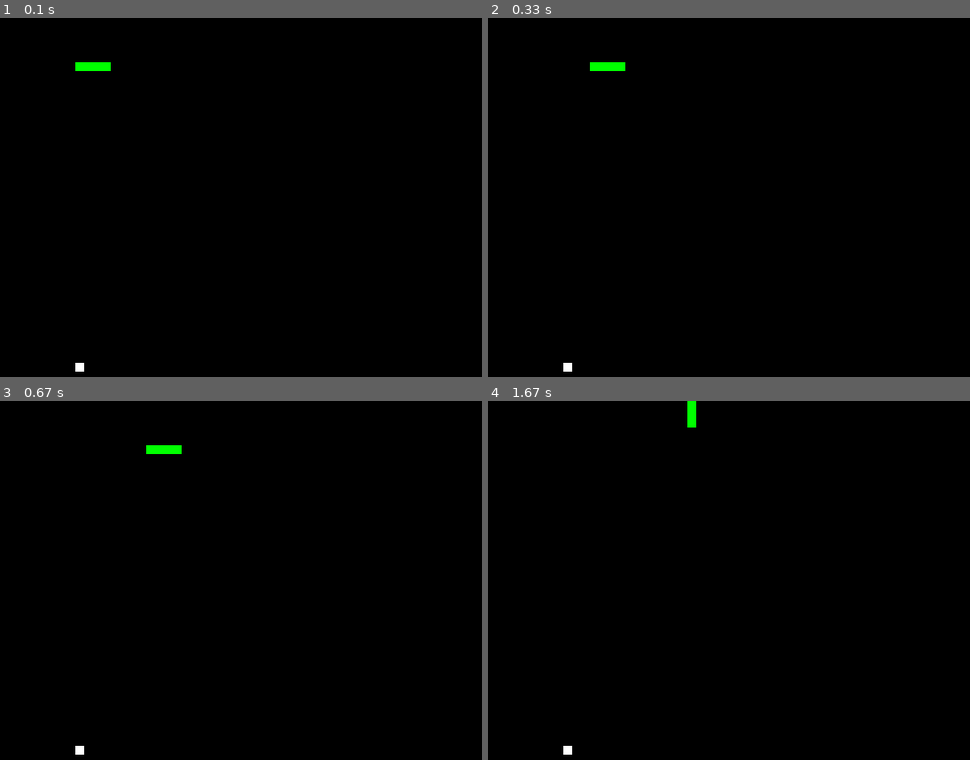
Above: before the commit, frames 1-4 (two rows, left to right).
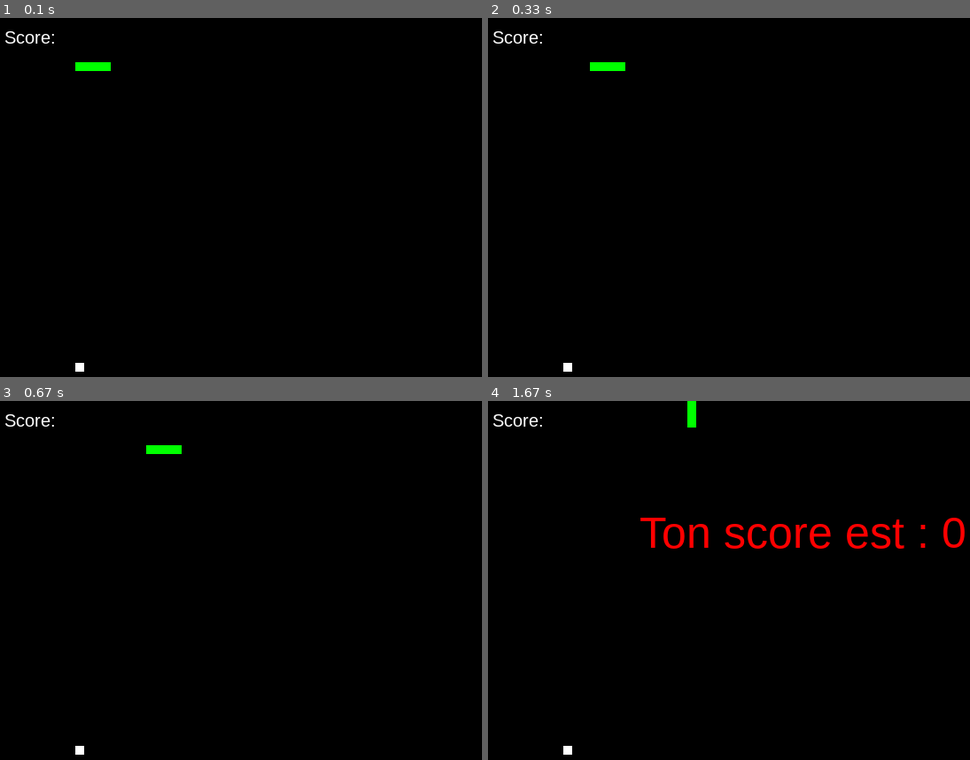
Above: after the commit, the same moments.

Repository: gitdevpn01/python_pygame_snake
Game: pygame game, started from serpent.py
The game is run twice, just before and just after one commit, with the same random seed, the same clock (stepped at 60 frames per second) and the same inputs.
Inputs:
- Up to frame 1 (0.1 s): no input
- Up to frame 2 (0.33 s): no input
- Up to frame 3 (0.67 s): hold Right from 0.33 s (still down)
- Up to frame 4 (1.67 s): release Right at 0.8 s; hold Up 0.83-1.3 s

The runs differ from the first frame. In frame 1, 0.1% of the frame differs, in the area x 1-12%, y 3-8%; in frame 2, 0.1%; in frame 3, 0.1%; in frame 4, 1.8%, in the area x 1-99%, y 3-42%.

Commit message:
Update serpent.py

Diff:
--- a/serpent.py
+++ b/serpent.py
@@ -1,3 +1,5 @@
+#https://github.com/gitdevpn01/python_pygame_snake/
+
 import pygame , random , time
 
 # Initialisation de pygame
@@ -34,10 +36,23 @@
 
 # Fonction gameover
 def game_over():
+    game_font = pygame.font.SysFont('arial', 50)
+    game_over_surface = game_font.render('Ton score est : ' + str(score) , True, RED)
+    game_over_rect = game_over_surface.get_rect()
+    game_over_rect.midtop = (WIDTH/2, HEIGHT/4)
+    screen.blit(game_over_surface, game_over_rect)
     pygame.display.flip()
     time.sleep(2)
     pygame.quit()
     quit()
+
+# Function Score
+def show_score(color, font, size):
+    score_font = pygame.font.SysFont(font, size)
+    score_surface = score_font.render('Score: ',True, color)
+    score_rect = score_surface.get_rect()
+    screen.blit(score_surface, (10,10))
+
 
 # Boucle du jeu
 while True:
@@ -98,6 +113,9 @@
         pygame.draw.rect(screen, GREEN, pygame.Rect(pos[0], pos[1], segment_size, segment_size))
     pygame.draw.rect(screen, WHITE, pygame.Rect(fruit_position[0], fruit_position[1], segment_size, segment_size))
 
+    # Affichage du score
+    show_score(WHITE, 'arial', 20)
+
     # Verification collision
     if snake_position[0] < 0 or snake_position[0] > WIDTH - segment_size:
         game_over()
